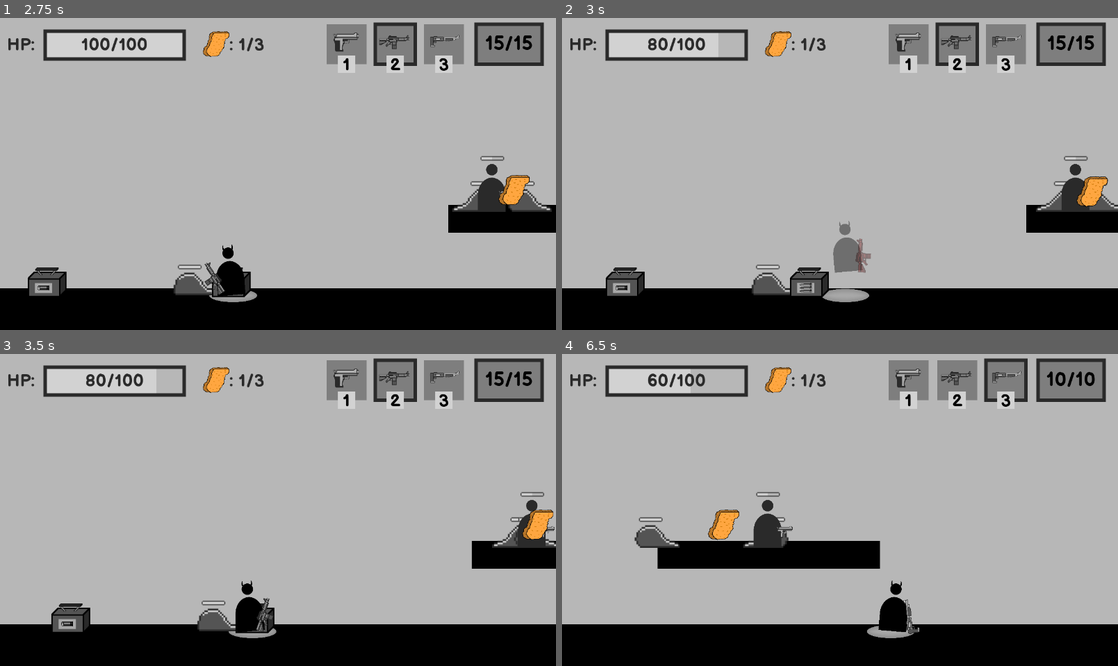
Above: before the commit, frames 1-4 (two rows, left to right).
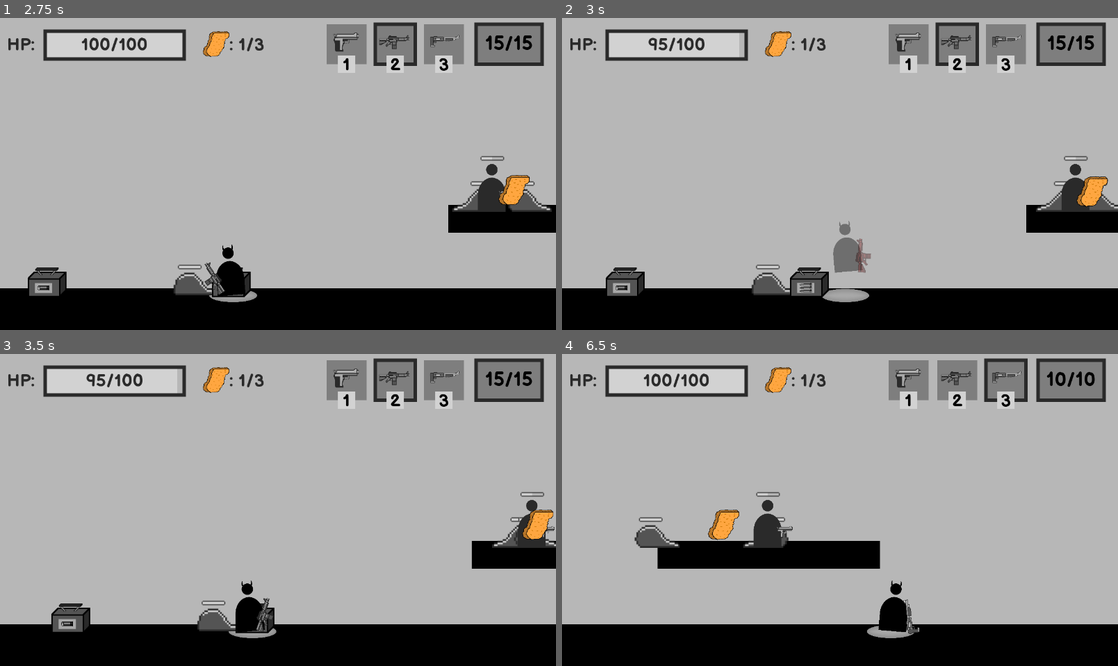
Above: after the commit, the same moments.

Repository: BesterCoder/nuggie-collector
Game: Godot game, scene res://levels/level_001.tscn
The game is run twice, just before and just after one commit, with the same random seed, the same clock (stepped at 60 frames per second) and the same inputs.
Inputs (mouse positions are in pixels of both pictures, inside the frame that each line leads up to):
- Up to frame 1 (2.75 s): move the mouse to (250, 236) at 0.52 s; press the mouse at (250, 236) at 0.53 s; hold D (move_right) 0.53-2.03 s; tap W (jump) at 0.77, 1.52 s; move the mouse to (444, 220) at 1.27 s; release the mouse at (444, 220) at 1.28 s; tap 1 (select_pistol) at 1.35 s; move the mouse to (111, 127) at 2.02 s; hold A (move_left) from 2.03 s (still down); tap 2 (select_rifle) at 2.1 s
- Up to frame 2 (3 s): keep holding A (move_left); move the mouse to (867, 174) at 2.77 s; tap 3 (select_shotgun) at 2.85 s
- Up to frame 3 (3.5 s): keep holding A (move_left); tap W (jump) at 3.02 s
- Up to frame 4 (6.5 s): move the mouse to (756, 432) at 3.52 s; press the mouse at (756, 432) at 3.53 s; tap W (jump) at 3.77, 4.52, 6.02 s; move the mouse to (962, 494) at 4.27 s; release A (move_left) at 4.28 s; release the mouse at (962, 494) at 4.28 s; hold D (move_right) from 4.28 s (still down); tap 1 (select_pistol) at 4.35 s; move the mouse to (728, 525) at 5.02 s; tap 2 (select_rifle) at 5.1 s; move the mouse to (895, 441) at 5.77 s; tap 3 (select_shotgun) at 5.85 s

Frame 1 is identical in both runs. In frame 2, 0.4% of the frame differs, in the area x 15-32%, y 4-13%; in frame 3, 0.4%; in frame 4, 1.0%, in the area x 14-33%, y 4-13%.

Commit message:
Enemy damage can be now set with scene editor
Slimes deal the specified amount on collision.
Shooters deal the specified amount per bullet collision.
Note that shotgun deals upto 5 times spefied amount
if all the bullets collide with the player

Diff:
--- a/characters/enemies/EnemyBase.gd
+++ b/characters/enemies/EnemyBase.gd
@@ -17,6 +17,7 @@
 export var direction = DIR_LEFT
 export var detects_cliffs = true
 export var hp_amount : int = 2
+export var damage_amount: int = 20
 export var movement_range: int = -1
 export var moving: bool = true
 export var damage_number: PackedScene
--- a/characters/enemies/shooter/EnemyShooter.gd
+++ b/characters/enemies/shooter/EnemyShooter.gd
@@ -55,7 +55,7 @@
 	if shoot_target != null:
 		_weapon_pos()
 		weapon.look_at(shoot_target.global_position)
-		weapon.shoot(shoot_target)
+		weapon.shoot(shoot_target, damage_amount)
 
 func _on_player_body_entered(body):
 	weapon.look_at(body.global_position)
--- a/characters/enemies/slime/EnemySlime.gd
+++ b/characters/enemies/slime/EnemySlime.gd
@@ -20,4 +20,4 @@
 	pass
 
 func _on_player_body_entered(body):
-	body.deal_damage(20, global_position.x)
+	body.deal_damage(damage_amount, global_position.x)
--- a/characters/weapons/WeaponBase.gd
+++ b/characters/weapons/WeaponBase.gd
@@ -38,18 +38,18 @@
 		emit_signal("weapon_ammo_changed", self)
 	return true
 
-func shoot(target = null):
+func shoot(target = null, damage: int = 1):
 	if not shoot_ready:
 		return
 	if not infinite_ammo and current_ammo < 1:
 		return
 
 	current_ammo -= 1
-	weapon_shoot(target)
+	weapon_shoot(target, damage)
 	emit_signal("weapon_ammo_changed", self)
 	_start_shoot_timer()
 
-func weapon_shoot(_target):
+func weapon_shoot(_target, _damage):
 	var msg = "WeaponBase.gd: shoot_handler is not overridden"
 	print(msg)
 	push_error(msg)
--- a/characters/weapons/bullet/EnemyBullet.gd
+++ b/characters/weapons/bullet/EnemyBullet.gd
@@ -6,11 +6,13 @@
 
 var direction = Vector2(0.0, 0.0)
 var start_pos = null
+var damage: int = 0
 
-func initialize(global_pos: Vector2, _direction: Vector2):
+func initialize(global_pos: Vector2, _direction: Vector2, _damage: int = 10):
 	self.direction = _direction
 	self.start_pos = global_pos
 	self.global_position = global_pos
+	self.damage = _damage
 
 func _physics_process(delta):
 	self.global_position += SPEED * delta * direction
@@ -22,5 +24,5 @@
 
 func _on_body_entered(body):
 	if body.name == "Player":
-		body.deal_damage(10)
+		body.deal_damage(damage)
 	queue_free()
--- a/characters/weapons/bullet/PlayerBullet.gd
+++ b/characters/weapons/bullet/PlayerBullet.gd
@@ -6,11 +6,13 @@
 
 var direction = Vector2(0.0, 0.0)
 var start_pos = null
+var damage: int = 0
 
-func initialize(global_pos: Vector2, _direction: Vector2):
+func initialize(global_pos: Vector2, _direction: Vector2, _damage: int = 1):
 	self.direction = _direction
 	self.start_pos = global_pos
 	self.global_position = global_pos
+	self.damage = _damage
 
 func _physics_process(delta):
 	self.global_position += SPEED * delta * direction
--- a/characters/weapons/pistol/Pistol.gd
+++ b/characters/weapons/pistol/Pistol.gd
@@ -5,7 +5,7 @@
 	set_shoot_wait_time(0.4)
 
 # Called from WeaponBase shoot function
-func weapon_shoot(target):
+func weapon_shoot(target, damage):
 	var target_pos = get_global_mouse_position()
 	if target != null:
 		target_pos = target.global_position
@@ -18,5 +18,5 @@
 		$BulletPoint.position.y *= -1
 
 	var new_bullet = weapon_bullet.instance()
-	new_bullet.initialize(point_position, (target_pos - global_position).normalized())
+	new_bullet.initialize(point_position, (target_pos - global_position).normalized(), damage)
 	get_tree().current_scene.add_child(new_bullet)
--- a/characters/weapons/rifle/Rifle.gd
+++ b/characters/weapons/rifle/Rifle.gd
@@ -5,7 +5,7 @@
 	set_shoot_wait_time(0.2)
 
 # Called from WeaponBase shoot function
-func weapon_shoot(target):
+func weapon_shoot(target, damage):
 	var target_pos = get_global_mouse_position()
 	if target != null:
 		target_pos = target.global_position
@@ -18,5 +18,5 @@
 		$BulletPoint.position.y *= -1
 
 	var new_bullet = weapon_bullet.instance()
-	new_bullet.initialize(point_position, (target_pos - global_position).normalized())
+	new_bullet.initialize(point_position, (target_pos - global_position).normalized(), damage)
 	get_tree().current_scene.add_child(new_bullet)
--- a/characters/weapons/shotgun/Shotgun.gd
+++ b/characters/weapons/shotgun/Shotgun.gd
@@ -13,7 +13,7 @@
 	set_shoot_wait_time(0.4)
 
 # Called from WeaponBase shoot function
-func weapon_shoot(target):
+func weapon_shoot(target, damage):
 	var target_pos = get_global_mouse_position()
 	if target != null:
 		target_pos = target.global_position
@@ -28,5 +28,5 @@
 	var normalized_vector = (target_pos - global_position).normalized()
 	for rotation in rotation_map:
 		var new_bullet = weapon_bullet.instance()
-		new_bullet.initialize(point_position, normalized_vector.rotated(rotation))
+		new_bullet.initialize(point_position, normalized_vector.rotated(rotation), damage)
 		get_tree().current_scene.add_child(new_bullet)
--- a/levels/level_001.tscn
+++ b/levels/level_001.tscn
@@ -58,6 +58,7 @@
 [node name="EnemySlime3" parent="Enemies" instance=ExtResource( 5 )]
 position = Vector2( 504, 352 )
 detects_cliffs = false
+damage_amount = 5
 movement_range = 10
 moving = false
 explode = true
@@ -75,6 +76,7 @@
 [node name="EnemyShooter" parent="Enemies" instance=ExtResource( 9 )]
 position = Vector2( 1136, 184 )
 scale = Vector2( 0.25, 0.25 )
+damage_amount = 10
 explode = true
 drop_type = 2
 
